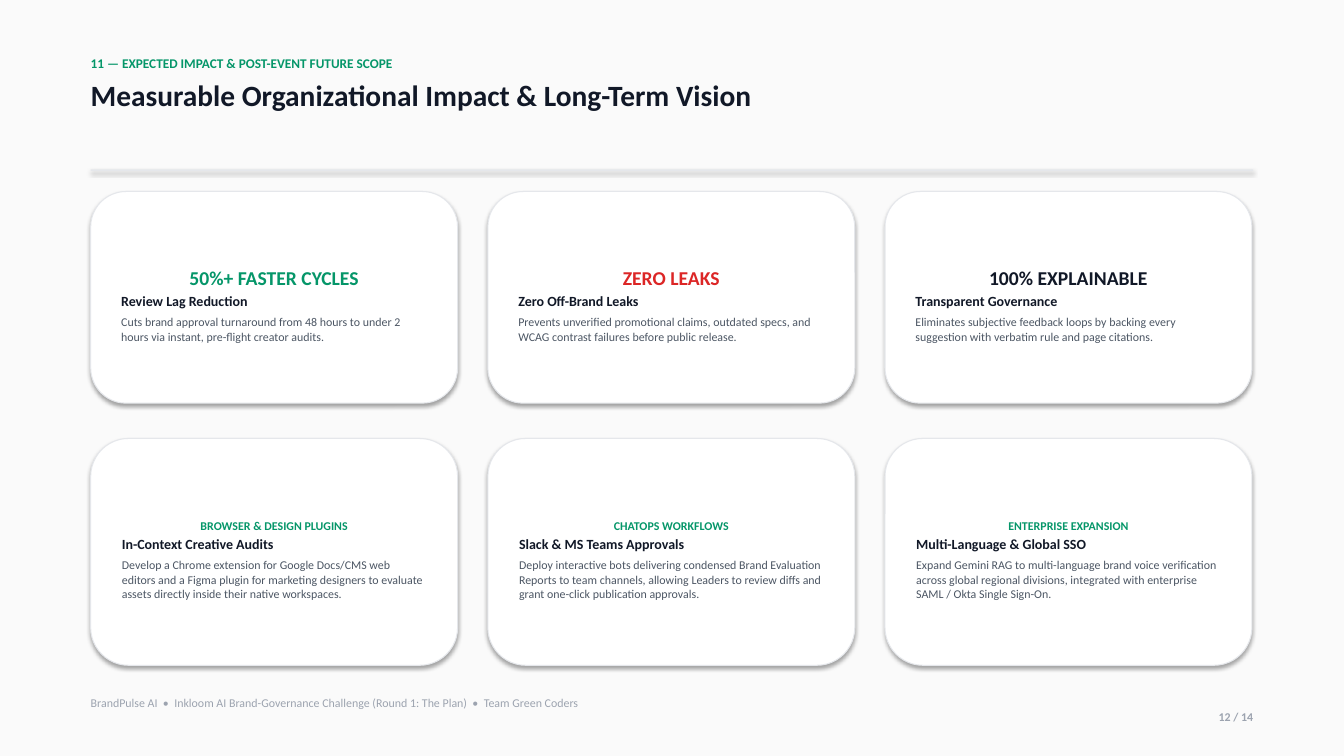
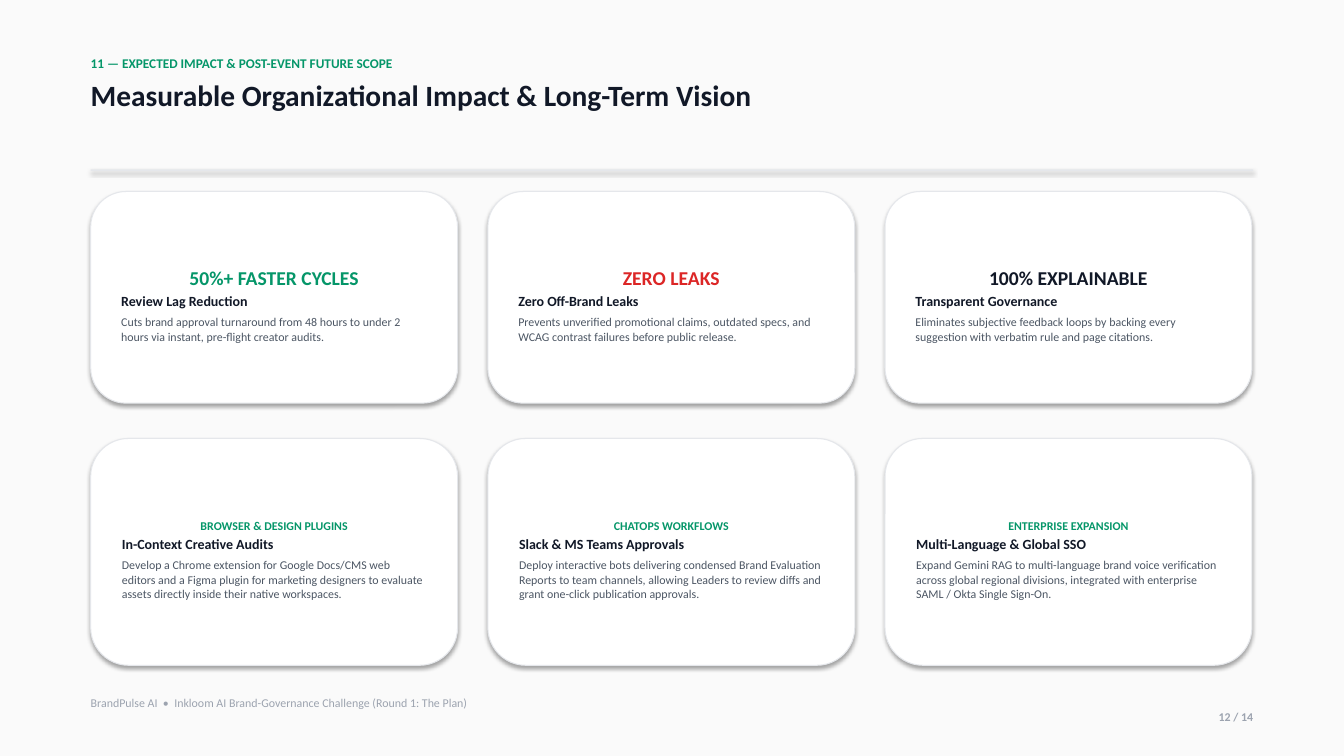
Before and after one commit to HaribhaskaranA/brandpulseAI, a slide deck: slide 12 of docs/BrandPulse_AI_14_Slides.pptx. Drawn at 1344x756 pixels with LibreOffice and Linux fonts; fonts in the diff are those of the drawing. Boxes give left, top, right and bottom in pixels: in the first picture for what was removed or moved away, otherwise in the second. Text is boxed around its words. In the diff, an @@ line names an element or a change of style, - is before the commit and + after.

```diff
--- a/docs/BrandPulse_AI_14_Slides.pptx
+++ b/docs/BrandPulse_AI_14_Slides.pptx
@@ text at [91,699,467,709]: text changed @@
-BrandPulse AI • Inkloom AI Brand-Governance Challenge (Round 1: The Plan) • Team Green Coders
+BrandPulse AI • Inkloom AI Brand-Governance Challenge (Round 1: The Plan)
```
Also in this commit, not shown: 13 other slides changed, 10 other files.
